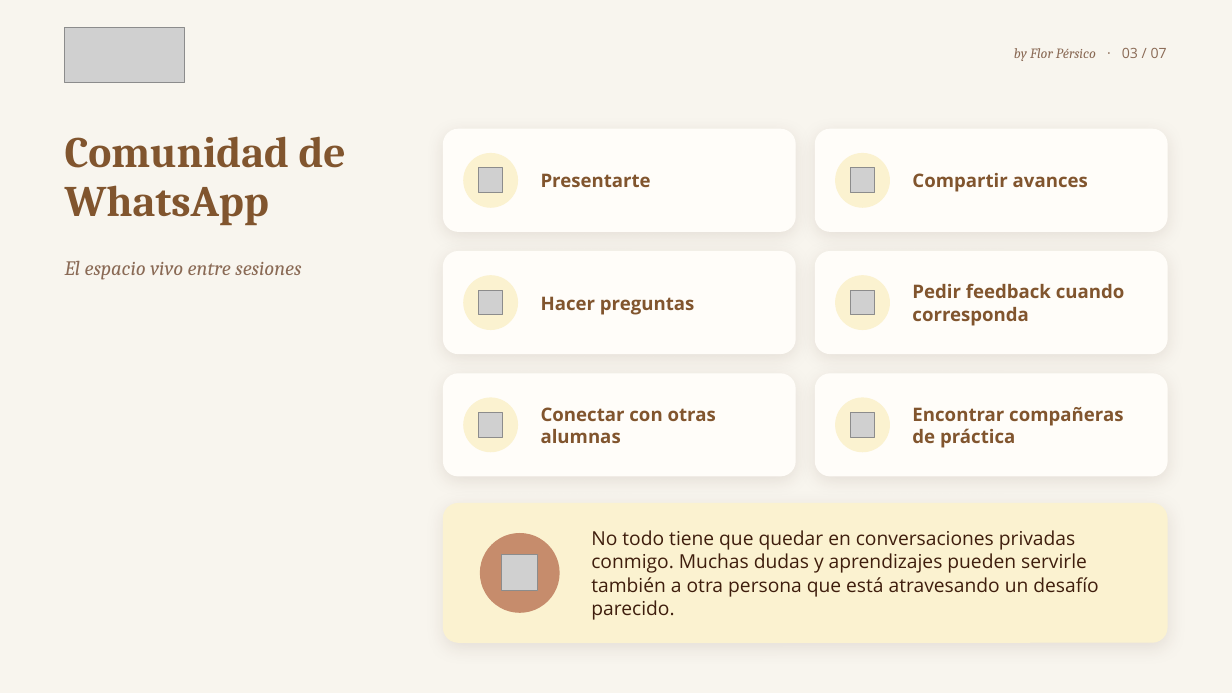
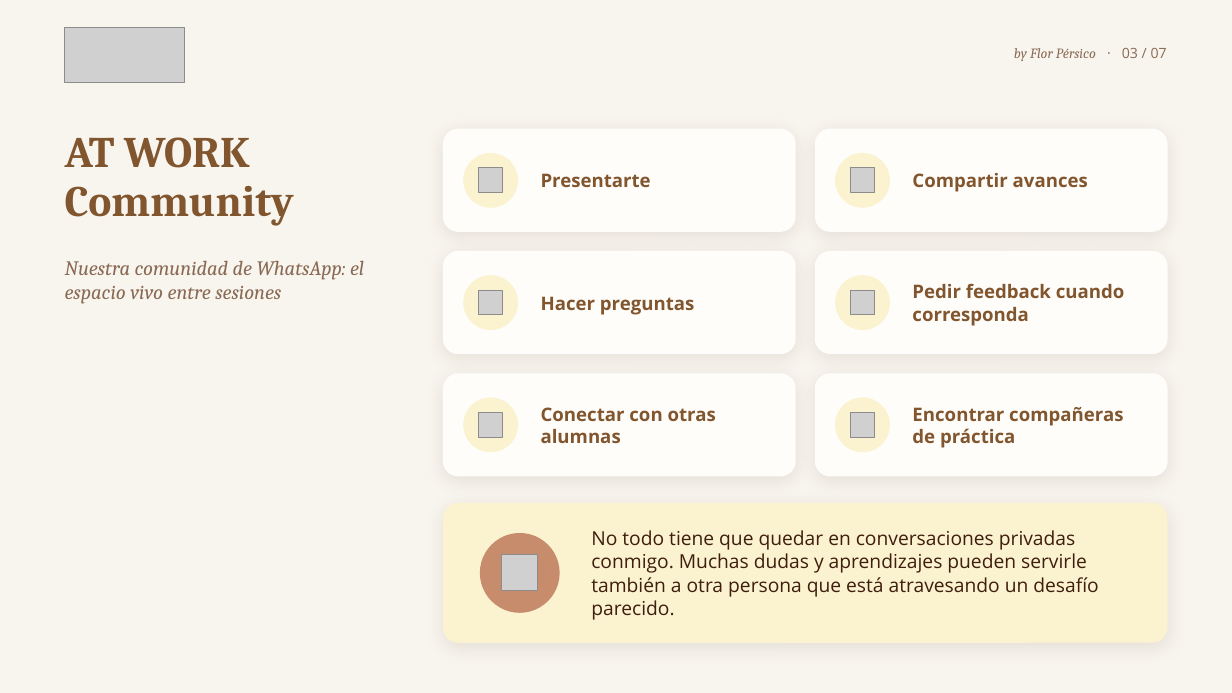
Before and after one commit to florenciapersico-ctrl/brakingbarriersatwork, a slide deck: slide 3 of onboarding/presentaciones/ONB03_Tu_ecosistema_AT_WORK.pptx. Drawn at 1232x693 pixels with LibreOffice and Linux fonts; fonts in the diff are those of the drawing; grey boxes stand for pictures. Boxes give left, top, right and bottom in pixels: in the first picture for what was removed or moved away, otherwise in the second. Text is boxed around its words. In the diff, an @@ line names an element or a change of style, - is before the commit and + after.

```diff
--- a/onboarding/presentaciones/ONB03_Tu_ecosistema_AT_WORK.pptx
+++ b/onboarding/presentaciones/ONB03_Tu_ecosistema_AT_WORK.pptx
@@ text at [65, 137, 294, 226]: text changed @@
-Comunidad de WhatsApp
+AT WORK Community
@@ text at [65, 261, 364, 304]: text changed @@
-El espacio vivo entre sesiones
+Nuestra comunidad de WhatsApp: el espacio vivo entre sesiones
```
Also in this commit, not shown: 2 other slides changed, 24 other files.
